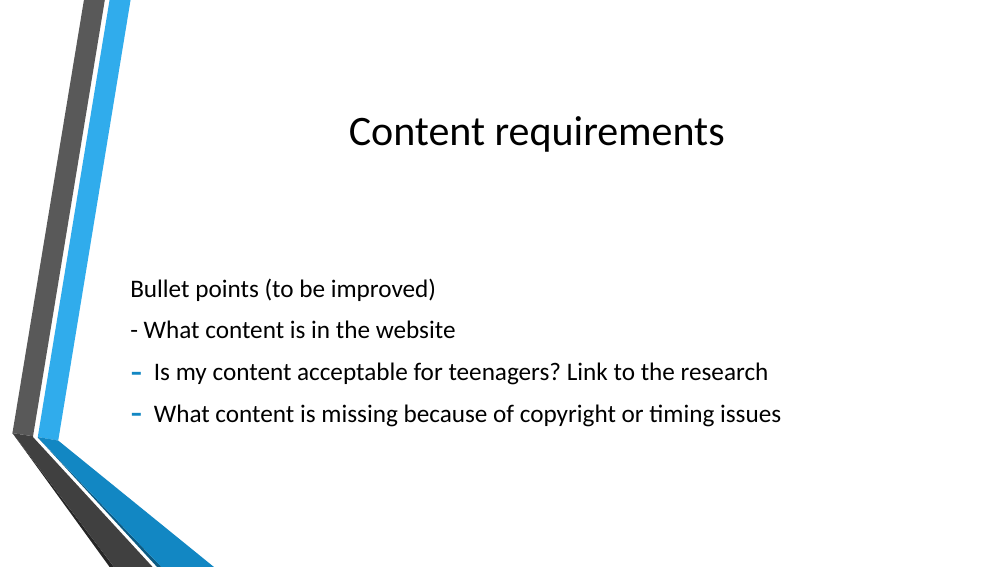
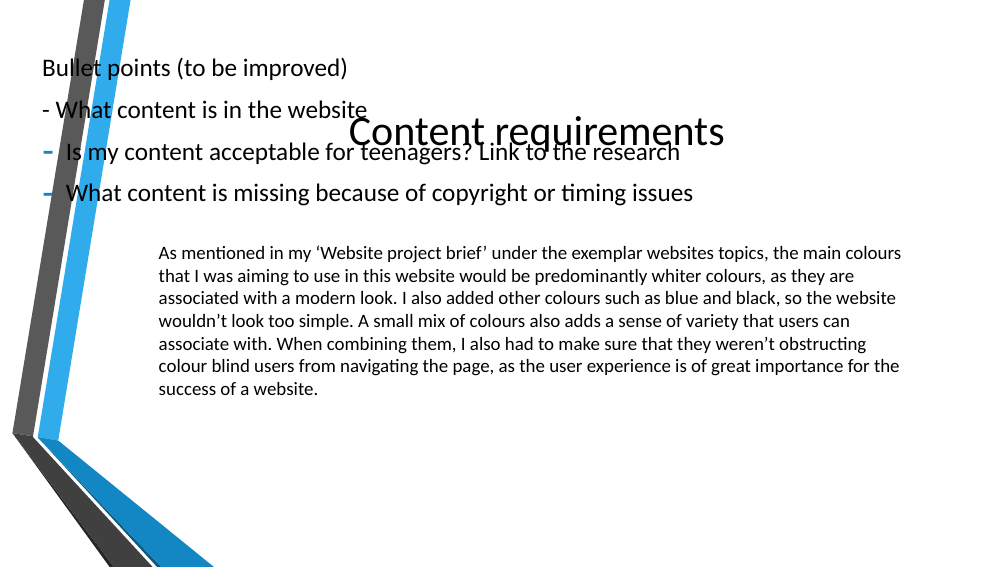
Before and after one commit to estebanlv/EPQ-Website-Project, a slide deck: slide 8 of Documents/Official Documents/Development Presentation.pptx. Drawn at 1008x567 pixels with LibreOffice and Linux fonts; fonts in the diff are those of the drawing; background and template pictures are left out. Boxes give left, top, right and bottom in pixels: in the first picture for what was removed or moved away, otherwise in the second. Text is boxed around its words. In the diff, an @@ line names an element or a change of style, - is before the commit and + after.

```diff
--- a/Documents/Official Documents/Development Presentation.pptx
+++ b/Documents/Official Documents/Development Presentation.pptx
@@ text "Bullet points (to be improved)": place and size @@
-text "Bullet points (to be improved)" at (130, 278, 781, 427)
+text "Bullet points (to be improved)" at (42, 56, 693, 208)
@@ text added at (159, 245, 902, 395), 18 pt, text #000000 @@
+As mentioned in my ‘Website project brief’ under the exemplar websites topics, the main colours that I was aiming to use in this website would be predominantly whiter colours, as they are associated with a modern look. I also added other colours such as blue and black, so the website wouldn’t look too simple. A small mix of colours also adds a sense of variety that users can associate with. When combining them, I also had to make sure that they weren’t obstructing colour blind users from navigating the page, as the user experience is of great importance for the success of a website.
```
Also in this commit, not shown: 2 other slides changed.
